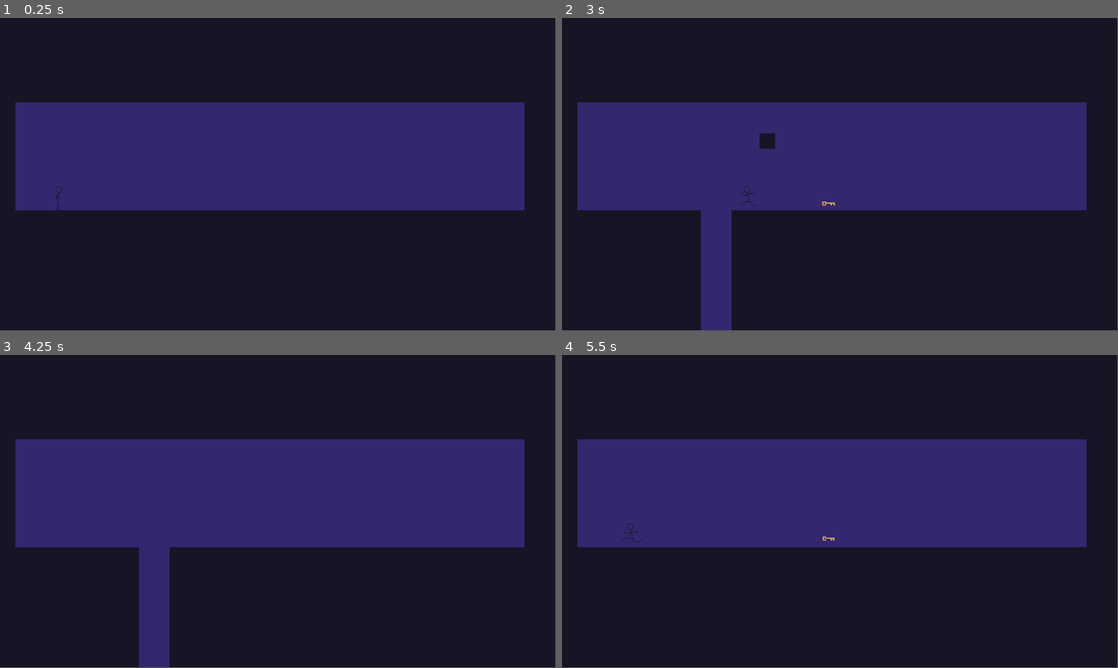
Above: before the commit, frames 1-4 (two rows, left to right).
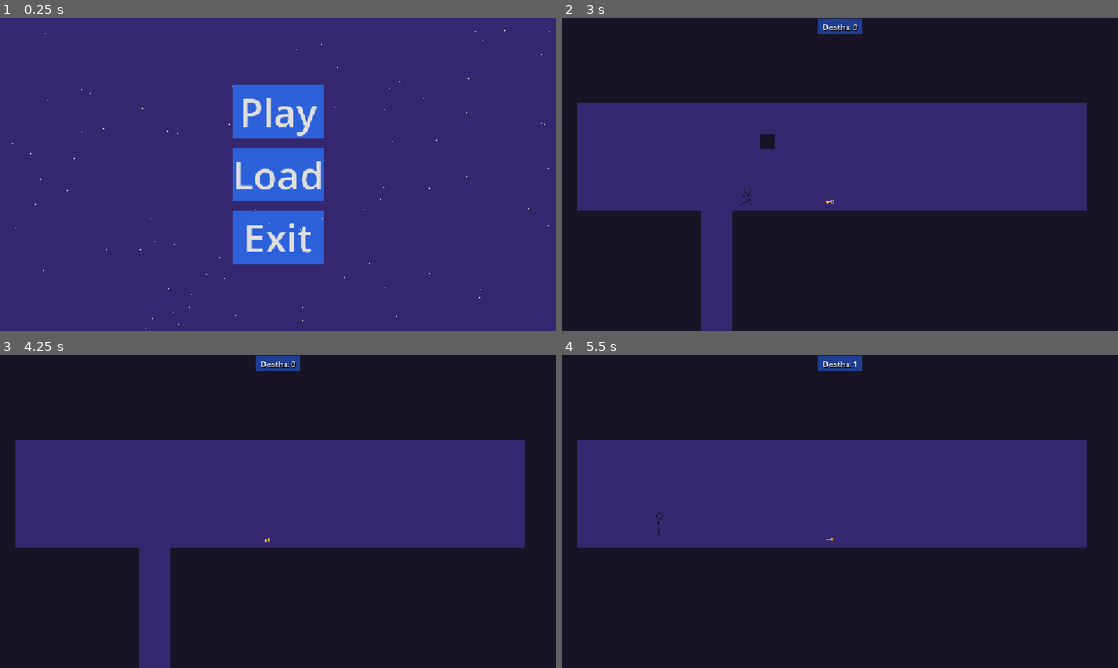
Above: after the commit, the same moments.

Repository: animaleco/Dungeon-Frog
Game: Godot game, scene res://assets/scenes/main_menu.tscn
Two runs of this game, one before a commit and one after it. Both use one fixed random seed, a clock stepped at 60 frames per second and the inputs below. Before the commit the project starts from res://assets/scenes/main_scene/main_scene.tscn.
Inputs (mouse positions are in pixels of both pictures, inside the frame that each line leads up to):
- Up to frame 1 (0.25 s): no input
- Up to frame 2 (3 s): click (840, 174) at 0.5 s, where only the run after the commit has a clickable "Load"; tap Enter at 1.25, 2.75 s; hold D (move_right) 1.28-2.78 s; tap Space (jump) at 1.52, 2, 2.27 s; hold A (move_left) from 2.78 s (still down)
- Up to frame 3 (4.25 s): tap Space (jump) at 3.5, 3.77 s; release A (move_left) at 3.53 s; hold D (move_right) from 3.53 s (still down)
- Up to frame 4 (5.5 s): tap Enter at 4.25 s; tap Space (jump) at 4.52, 5, 5.27 s; tap Escape (pause, bound only after the commit) at 4.9 s; release D (move_right) at 5.03 s; hold A (move_left) from 5.03 s (still down)
In our replay, the window is 799x449 before the commit and 800x450 after it. These sizes can differ from the game's own. Grey fills any space a smaller window leaves; there, only what the larger window draws over its background counts as a difference.

The runs differ from the first frame. In frame 1, 73% of the frame differs, in the area x 0-100%, y 0-100%; in frame 2, 0.9%; in frame 3, 0.9%; in frame 4, 0.9%.

Commit message:
Add ui system

Diff:
--- /dev/null
+++ b/dungeon-frog/Resources/game.tres
@@ -0,0 +1,7 @@
+[gd_resource type="Resource" script_class="SaveData" format=3 uid="uid://blcrlyjofpc4w"]
+
+[ext_resource type="Script" uid="uid://x0w47o1nusg7" path="res://assets/scripts/save_data.gd" id="1_3tes6"]
+
+[resource]
+script = ExtResource("1_3tes6")
+metadata/_custom_type_script = "uid://x0w47o1nusg7"
--- /dev/null
+++ b/dungeon-frog/assets/scenes/deaths_counter.tscn
@@ -0,0 +1,55 @@
+[gd_scene format=3 uid="uid://sni4jrbj14dc"]
+
+[ext_resource type="Script" uid="uid://cs3osew1de4au" path="res://assets/scripts/deaths_counter.gd" id="1_gdm22"]
+[ext_resource type="Theme" uid="uid://1femstcjmd1o" path="res://themes/ui_ingame.tres" id="2_8gsgp"]
+
+[node name="DeathsCounter" type="Control" unique_id=1476899251 node_paths=PackedStringArray("label")]
+layout_mode = 3
+anchors_preset = 5
+anchor_left = 0.5
+anchor_right = 0.5
+offset_top = 17.525
+offset_bottom = 17.525
+grow_horizontal = 2
+script = ExtResource("1_gdm22")
+label = NodePath("ColorRect/HBoxContainer/Value")
+
+[node name="ColorRect" type="ColorRect" parent="." unique_id=881908284]
+layout_mode = 1
+anchors_preset = 8
+anchor_left = 0.5
+anchor_top = 0.5
+anchor_right = 0.5
+anchor_bottom = 0.5
+offset_left = -45.0
+offset_top = -15.5
+offset_right = 45.0
+offset_bottom = 15.5
+grow_horizontal = 2
+grow_vertical = 2
+color = Color(0.13333334, 0.36078432, 0.8784314, 0.5803922)
+
+[node name="HBoxContainer" type="HBoxContainer" parent="ColorRect" unique_id=537777597]
+layout_mode = 1
+anchors_preset = 8
+anchor_left = 0.5
+anchor_top = 0.5
+anchor_right = 0.5
+anchor_bottom = 0.5
+offset_left = -36.5
+offset_top = -20.0
+offset_right = 39.5
+offset_bottom = 20.0
+grow_horizontal = 2
+grow_vertical = 2
+theme_override_constants/separation = 4
+
+[node name="Title" type="Label" parent="ColorRect/HBoxContainer" unique_id=1140132601]
+layout_mode = 2
+theme = ExtResource("2_8gsgp")
+text = "Deaths:"
+
+[node name="Value" type="Label" parent="ColorRect/HBoxContainer" unique_id=1659487091]
+layout_mode = 2
+theme = ExtResource("2_8gsgp")
+text = "0"
--- /dev/null
+++ b/dungeon-frog/assets/scenes/game_controller.tscn
@@ -0,0 +1,8 @@
+[gd_scene format=3 uid="uid://b3x6jnswrbcx5"]
+
+[ext_resource type="Script" uid="uid://bxt4o58m8mi7i" path="res://assets/scripts/game_controller.gd" id="1_h1onm"]
+[ext_resource type="Resource" uid="uid://blcrlyjofpc4w" path="res://Resources/game.tres" id="2_14q5h"]
+
+[node name="GameController" type="Node" unique_id=348863499]
+script = ExtResource("1_h1onm")
+game = ExtResource("2_14q5h")
--- /dev/null
+++ b/dungeon-frog/assets/scenes/main_menu.tscn
@@ -0,0 +1,96 @@
+[gd_scene format=3 uid="uid://djnagk4rwovdl"]
+
+[ext_resource type="Theme" uid="uid://m3y075qktk54" path="res://themes/menu_button.tres" id="1_uu6ob"]
+[ext_resource type="StyleBox" uid="uid://ou2p01lqqk1b" path="res://button_styles/normal.tres" id="2_obrqb"]
+[ext_resource type="StyleBox" uid="uid://bbnyt1b5b27q4" path="res://button_styles/pressed.tres" id="3_57ux2"]
+[ext_resource type="StyleBox" uid="uid://dbreqod51b0ww" path="res://button_styles/hover.tres" id="4_f2xsc"]
+[ext_resource type="StyleBox" uid="uid://cy246k6x3lb6b" path="res://button_styles/focus.tres" id="5_v71do"]
+[ext_resource type="Script" uid="uid://bn5fgpb0tebro" path="res://assets/scripts/exit.gd" id="6_v71do"]
+[ext_resource type="Script" uid="uid://xqeauoaxg6ml" path="res://assets/scripts/play.gd" id="6_xmmar"]
+[ext_resource type="PackedScene" uid="uid://cx1kst4miaxyv" path="res://assets/scenes/main_scene/main_scene.tscn" id="7_66en2"]
+[ext_resource type="Script" uid="uid://c2daq17nsestn" path="res://assets/scripts/load.gd" id="8_tp4c4"]
+[ext_resource type="PackedScene" uid="uid://b3x6jnswrbcx5" path="res://assets/scenes/game_controller.tscn" id="10_uek13"]
+
+[sub_resource type="ParticleProcessMaterial" id="ParticleProcessMaterial_f2xsc"]
+particle_flag_disable_z = true
+emission_shape = 3
+emission_box_extents = Vector3(1, 400, 1)
+spread = 0.0
+initial_velocity_min = 50.0
+initial_velocity_max = 100.0
+gravity = Vector3(0, 0, 0)
+
+[node name="MainMenu" type="Control" unique_id=1454925081]
+layout_mode = 3
+anchors_preset = 15
+anchor_right = 1.0
+anchor_bottom = 1.0
+grow_horizontal = 2
+grow_vertical = 2
+
+[node name="VBoxContainer" type="VBoxContainer" parent="." unique_id=566979111]
+layout_mode = 1
+anchors_preset = 8
+anchor_left = 0.5
+anchor_top = 0.5
+anchor_right = 0.5
+anchor_bottom = 0.5
+offset_left = -20.0
+offset_top = -20.0
+offset_right = 20.0
+offset_bottom = 20.0
+grow_horizontal = 2
+grow_vertical = 2
+theme_override_constants/separation = 20
+
+[node name="Play" type="Button" parent="VBoxContainer" unique_id=535417796]
+layout_mode = 2
+theme = ExtResource("1_uu6ob")
+theme_override_styles/normal = ExtResource("2_obrqb")
+theme_override_styles/pressed = ExtResource("3_57ux2")
+theme_override_styles/hover = ExtResource("4_f2xsc")
+theme_override_styles/focus = ExtResource("5_v71do")
+text = "Play"
+script = ExtResource("6_xmmar")
+main_scene = ExtResource("7_66en2")
+
+[node name="Load" type="Button" parent="VBoxContainer" unique_id=1191282538 node_paths=PackedStringArray("game_controller", "play_button")]
+layout_mode = 2
+theme = ExtResource("1_uu6ob")
+theme_override_styles/normal = ExtResource("2_obrqb")
+theme_override_styles/pressed = ExtResource("3_57ux2")
+theme_override_styles/hover = ExtResource("4_f2xsc")
+theme_override_styles/focus = ExtResource("5_v71do")
+text = "Load"
+script = ExtResource("8_tp4c4")
+game_controller = NodePath("../../GameController")
+play_button = NodePath("../Play")
+
+[node name="Exit" type="Button" parent="VBoxContainer" unique_id=261807103]
+layout_mode = 2
+theme = ExtResource("1_uu6ob")
+theme_override_styles/normal = ExtResource("2_obrqb")
+theme_override_styles/pressed = ExtResource("3_57ux2")
+theme_override_styles/hover = ExtResource("4_f2xsc")
+theme_override_styles/focus = ExtResource("5_v71do")
+text = "Exit"
+script = ExtResource("6_v71do")
+
+[node name="Control" type="Control" parent="." unique_id=1629115778]
+layout_mode = 1
+anchors_preset = 4
+anchor_top = 0.5
+anchor_bottom = 0.5
+offset_top = -20.0
+offset_right = 40.0
+offset_bottom = 20.0
+grow_vertical = 2
+mouse_filter = 2
+
+[node name="GPUParticles2D" type="GPUParticles2D" parent="Control" unique_id=274307063]
+amount = 500
+lifetime = 20.0
+preprocess = 20.0
+process_material = SubResource("ParticleProcessMaterial_f2xsc")
+
+[node name="GameController" parent="." unique_id=348863499 instance=ExtResource("10_uek13")]
--- a/dungeon-frog/assets/scenes/main_scene/main_scene.tscn
+++ b/dungeon-frog/assets/scenes/main_scene/main_scene.tscn
@@ -3,10 +3,26 @@
 [ext_resource type="Script" uid="uid://dymyu2khxs7s2" path="res://assets/scripts/main_scene.gd" id="1_0bbc3"]
 [ext_resource type="PackedScene" uid="uid://b6fon6h7wne45" path="res://assets/scenes/level_manager.tscn" id="3_rdtq2"]
 [ext_resource type="PackedScene" uid="uid://d08go7047w8gc" path="res://assets/scenes/camera_2d.tscn" id="4_ppxmx"]
+[ext_resource type="PackedScene" uid="uid://b3x6jnswrbcx5" path="res://assets/scenes/game_controller.tscn" id="5_va4wb"]
+[ext_resource type="Resource" uid="uid://blcrlyjofpc4w" path="res://Resources/game.tres" id="6_bqfir"]
+[ext_resource type="Script" uid="uid://cwatqy0wsyrmx" path="res://assets/scripts/pause_controller.gd" id="7_bqfir"]
+[ext_resource type="PackedScene" uid="uid://sni4jrbj14dc" path="res://assets/scenes/deaths_counter.tscn" id="8_vs3kp"]
 
 [node name="MainScene" type="Node2D" unique_id=1865979419]
 script = ExtResource("1_0bbc3")
 
 [node name="Camera2D" parent="." unique_id=800673880 instance=ExtResource("4_ppxmx")]
 
-[node name="level_manager" parent="." unique_id=625218637 instance=ExtResource("3_rdtq2")]
+[node name="level_manager" parent="." unique_id=625218637 node_paths=PackedStringArray("game_controller") instance=ExtResource("3_rdtq2")]
+game_controller = NodePath("../GameController")
+
+[node name="CanvasLayer" type="CanvasLayer" parent="." unique_id=1534418127]
+
+[node name="DeathsCounter" parent="CanvasLayer" unique_id=1476899251 instance=ExtResource("8_vs3kp")]
+
+[node name="GameController" parent="." unique_id=348863499 instance=ExtResource("5_va4wb")]
+game = ExtResource("6_bqfir")
+
+[node name="PauseController" type="Node" parent="." unique_id=640989824]
+process_mode = 3
+script = ExtResource("7_bqfir")
--- a/dungeon-frog/assets/scripts/coin_container.gd
+++ b/dungeon-frog/assets/scripts/coin_container.gd
@@ -1,9 +1,11 @@
 class_name CoinsContainer
 extends Node
 
-var _total_coins= 0
-var _collected_coins: int
+var _total_coins = 0
+var _collected_coins: int = 0
+
 signal all_coins_collected()
+
 
 # Called when the node enters the scene tree for the first time.
 func _ready() -> void:
--- /dev/null
+++ b/dungeon-frog/assets/scripts/deaths_counter.gd
@@ -0,0 +1,12 @@
+extends Control
+
+@export var label: Label
+
+# Called when the node enters the scene tree for the first time.
+func _ready() -> void:
+	GlobalController.deaths_update.connect(_update_text)
+	_update_text()
+
+
+func _update_text():
+	label.text =  str(GlobalController.deaths)
--- /dev/null
+++ b/dungeon-frog/assets/scripts/exit.gd
@@ -0,0 +1,10 @@
+extends Button
+
+
+# Called when the node enters the scene tree for the first time.
+func _ready() -> void:
+	pressed.connect(_exit)
+
+
+func _exit():
+	get_tree().quit()
--- /dev/null
+++ b/dungeon-frog/assets/scripts/game_controller.gd
@@ -0,0 +1,30 @@
+class_name GameController
+extends Node
+
+@export var game: SaveData
+var _path: String = "user://game.tres"
+
+func _ready() -> void:
+	_initialize_save()
+
+
+func _initialize_save() -> void:
+	if ResourceLoader.exists(_path):
+		game = load(_path) as SaveData
+
+	if not game:
+		game = SaveData.new()
+
+func save_game():
+	game.level = GlobalController.level
+	game.deaths = GlobalController.deaths
+
+	ResourceSaver.save(game, _path)
+
+func load_game():
+	if ResourceLoader.exists(_path):
+		game = load(_path) as SaveData
+
+		GlobalController.level = game.level
+		GlobalController.deaths = game.deaths
+		ResourceSaver.save(game, _path)
--- /dev/null
+++ b/dungeon-frog/assets/scripts/global_controller.gd
@@ -0,0 +1,10 @@
+extends Node
+
+signal deaths_update
+
+var level: int = 0
+var deaths: int = 0
+
+func add_death():
+	deaths += 1
+	deaths_update.emit()
--- a/dungeon-frog/assets/scripts/level_manager.gd
+++ b/dungeon-frog/assets/scripts/level_manager.gd
@@ -4,18 +4,25 @@
 signal level_loaded(level: Level)
 
 @export var levels: Array[PackedScene]
+@export var game_controller: GameController
 
 var _recent_level: int = 0
 var _instantiated_level: Node
 
+
 func _create_level(number_level: int):
 	_instantiated_level = levels[number_level].instantiate()
-	print(_instantiated_level.name)
-	get_parent().add_child(_instantiated_level)
+	get_parent().add_child.call_deferred(_instantiated_level)
 	_recent_level = number_level
+
+	await  get_tree().process_frame
 
 	if _instantiated_level is Level:
 		level_loaded.emit(_instantiated_level)
+
+		GlobalController.level = number_level
+		game_controller.save_game()
+
 
 func _remove_level():
 	if _instantiated_level:
@@ -24,7 +31,7 @@
 
 func _reset_level():
 	await _remove_level()
-	_create_level.call_deferred(_recent_level)
+	_create_level(_recent_level)
 
 func next_level():
 	if _instantiated_level and _instantiated_level is Level:
@@ -37,6 +44,10 @@
 	await timer.timeout
 	set_level(_recent_level)
 
+func _load_level():
+	_recent_level = GlobalController.level
+	_create_level.call_deferred(_recent_level)
+
 func set_level(level: int):
 	await _remove_level()
 	_create_level.call_deferred(level)
--- /dev/null
+++ b/dungeon-frog/assets/scripts/load.gd
@@ -0,0 +1,14 @@
+extends Button
+
+@export var game_controller: GameController
+@export var play_button: Button
+
+
+# Called when the node enters the scene tree for the first time.
+func _ready() -> void:
+	pressed.connect(_load)
+
+
+func _load():
+	game_controller.load_game()
+	play_button.play()
--- a/dungeon-frog/assets/scripts/main_scene.gd
+++ b/dungeon-frog/assets/scripts/main_scene.gd
@@ -1,10 +1,17 @@
 extends Node2D
 
 @onready var level_manager: LevelManager = $level_manager
+@onready var game_controller: GameController = $GameController
 
 func _ready() -> void:
 	level_manager.level_loaded.connect(_on_level_loaded)
-	level_manager._create_level(0)
+
+	game_controller.load_game()
+
+	if game_controller.game.level > 1:
+		level_manager._load_level()
+	else:
+		level_manager._create_level(0)
 
 func _on_level_loaded(level: Level):
 	level.player.player_died.connect(level_manager._reset_level)
--- /dev/null
+++ b/dungeon-frog/assets/scripts/pause_controller.gd
@@ -0,0 +1,5 @@
+extends Node
+
+func _input(event: InputEvent) -> void:
+	if event.is_action_pressed("pause"):
+		get_tree().paused = not get_tree().paused
--- /dev/null
+++ b/dungeon-frog/assets/scripts/play.gd
@@ -0,0 +1,11 @@
+extends Button
+
+@export var main_scene: PackedScene
+
+# Called when the node enters the scene tree for the first time.
+func _ready() -> void:
+	pressed.connect(play, 4) # <- 4 = ConnectFlags.CONNECT_ONE_SHOT
+
+
+func play():
+	get_tree().change_scene_to_packed(main_scene)
--- a/dungeon-frog/assets/scripts/player.gd
+++ b/dungeon-frog/assets/scripts/player.gd
@@ -52,12 +52,10 @@
 	velocity.x = 0
 
 func _on_area_2d_body_entered(_body: Node2D) -> void:
-	print("muerto")
 	_death = true
 	animation.play("death")
 	await get_tree().create_timer(0.3).timeout
-	print("stop")
 	# await get_tree().create_timer(0.5).timeout <-- forma abreviada
 	await get_tree().create_timer(0.5).timeout
 	player_died.emit()
-	print("emit")
+	GlobalController.add_death()
--- /dev/null
+++ b/dungeon-frog/assets/scripts/save_data.gd
@@ -0,0 +1,5 @@
+class_name SaveData
+extends Resource
+
+@export var level: int = 0
+@export var deaths: int = 0
--- /dev/null
+++ b/dungeon-frog/button_styles/focus.tres
@@ -0,0 +1,9 @@
+[gd_resource type="StyleBoxFlat" format=3 uid="uid://cy246k6x3lb6b"]
+
+[resource]
+draw_center = false
+border_width_left = 2
+border_width_top = 2
+border_width_right = 2
+border_width_bottom = 2
+border_color = Color(0.38000417, 0.6584033, 0.96033233, 1)
--- /dev/null
+++ b/dungeon-frog/button_styles/hover.tres
@@ -0,0 +1,4 @@
+[gd_resource type="StyleBoxFlat" format=3 uid="uid://dbreqod51b0ww"]
+
+[resource]
+bg_color = Color(0.19087112, 0.55915654, 0.829454, 1)
--- /dev/null
+++ b/dungeon-frog/button_styles/normal.tres
@@ -0,0 +1,4 @@
+[gd_resource type="StyleBoxFlat" format=3 uid="uid://ou2p01lqqk1b"]
+
+[resource]
+bg_color = Color(0.17706132, 0.38194695, 0.8537251, 1)
--- /dev/null
+++ b/dungeon-frog/button_styles/pressed.tres
@@ -0,0 +1,4 @@
+[gd_resource type="StyleBoxFlat" format=3 uid="uid://bbnyt1b5b27q4"]
+
+[resource]
+bg_color = Color(0.42166585, 0.73470616, 0.98960537, 1)
--- a/dungeon-frog/falling_trap.gd
+++ b/dungeon-frog/falling_trap.gd
@@ -7,5 +7,5 @@
 	trigger.trigger_activated.connect(_on_trigger_activated)
 	freeze = true
 
-func _on_trigger_activated(body: Node2D) -> void:
+func _on_trigger_activated(_body: Node2D) -> void:
 	set_deferred("freeze", false)
--- a/dungeon-frog/project.godot
+++ b/dungeon-frog/project.godot
@@ -11,9 +11,20 @@
 [application]
 
 config/name="Dungeon Frog"
-run/main_scene="uid://cx1kst4miaxyv"
+run/main_scene="uid://djnagk4rwovdl"
 config/features=PackedStringArray("4.6", "Forward Plus")
+boot_splash/bg_color=Color(0, 0, 0, 1)
+boot_splash/show_image=false
 config/icon="res://icon.svg"
+
+[autoload]
+
+GlobalController="*uid://bvy3tt52mmupw"
+
+[display]
+
+window/size/mode=3
+window/stretch/mode="canvas_items"
 
 [input]
 
@@ -33,6 +44,11 @@
 "deadzone": 0.2,
 "events": [Object(InputEventKey,"resource_local_to_scene":false,"resource_name":"","device":-1,"window_id":0,"alt_press …(192 unchanged characters)…
 , Object(InputEventKey,"resource_local_to_scene":false,"resource_name":"","device":-1,"window_id":0,"alt_pressed":false …(186 unchanged characters)…
+]
+}
+pause={
+"deadzone": 0.2,
+"events": [Object(InputEventKey,"resource_local_to_scene":false,"resource_name":"","device":-1,"window_id":0,"alt_pressed":false,"shift_pressed":false,"ctrl_pressed":false,"meta_pressed":false,"pressed":false,"keycode":0,"physical_keycode":4194305,"key_label":0,"unicode":0,"location":0,"echo":false,"script":null)
 ]
 }
 
--- /dev/null
+++ b/dungeon-frog/themes/menu_button.tres
@@ -0,0 +1,4 @@
+[gd_resource type="Theme" format=3 uid="uid://m3y075qktk54"]
+
+[resource]
+Button/font_sizes/font_size = 80
--- /dev/null
+++ b/dungeon-frog/themes/ui_ingame.tres
@@ -0,0 +1,6 @@
+[gd_resource type="Theme" format=3 uid="uid://1femstcjmd1o"]
+
+[resource]
+Label/colors/font_shadow_color = Color(0, 0, 0, 0.84313726)
+Label/constants/shadow_offset_x = 1
+Label/constants/shadow_offset_y = 1
Not shown, added: dungeon-frog/assets/scripts/deaths_counter.gd.uid
Not shown, added: dungeon-frog/assets/scripts/exit.gd.uid
Not shown, added: dungeon-frog/assets/scripts/game_controller.gd.uid
Not shown, added: dungeon-frog/assets/scripts/global_controller.gd.uid
Not shown, added: dungeon-frog/assets/scripts/load.gd.uid
Not shown, added: dungeon-frog/assets/scripts/pause_controller.gd.uid
Not shown, added: dungeon-frog/assets/scripts/play.gd.uid
Not shown, added: dungeon-frog/assets/scripts/save_data.gd.uid
Not shown, added: dungeon-frog/export_presets.cfg
Not shown, added: dungeon-frog/builds/Dungeon Frog.console.exe
Not shown, added: dungeon-frog/builds/Dungeon Frog.exe
Not shown, added: dungeon-frog/builds/Dungeon Frog.pck
